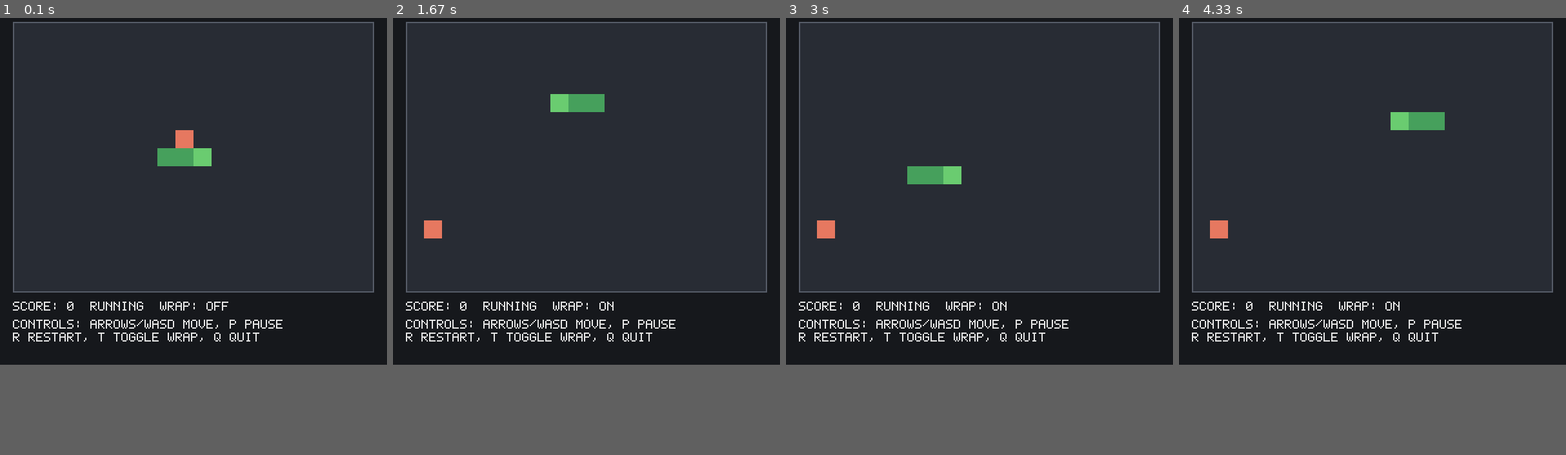
Above: before the commit, frames 1-4 (left to right).
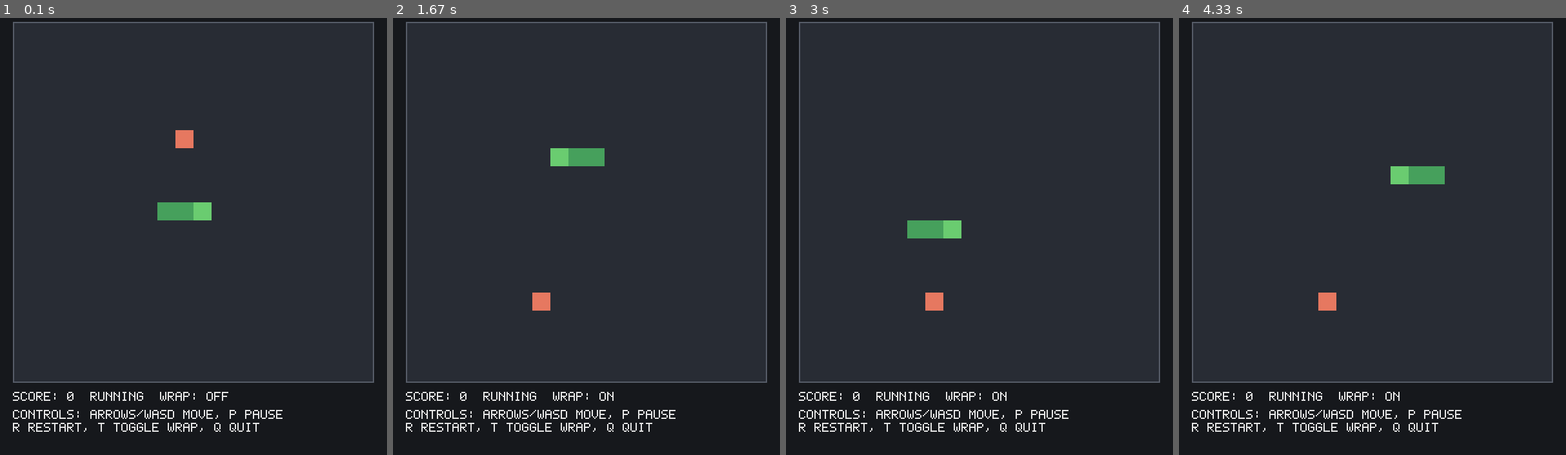
Above: after the commit, the same moments.

Repository: hruhek/snake-game
Game: pygame game, started from src/snake_game/pygame_ui.py
Same seed, same stepped clock (60 frames per second), same inputs: the game is played once before the commit and once after it.
Inputs:
- Up to frame 1 (0.1 s): no input
- Up to frame 2 (1.67 s): tap T at 0.33 s; tap W at 0.67 s; tap Left at 1.1 s
- Up to frame 3 (3 s): tap S at 2.07 s; tap Right at 2.57 s
- Up to frame 4 (4.33 s): tap W at 3.57 s; tap Left at 4.07 s
The window is 600x552 before the commit and 600x692 after it. Grey fills any space a smaller window leaves; there, only what the larger window draws over its background counts as a difference.

The runs differ from the first frame. In frame 1, 4.1% of the frame differs, in the area x 3-97%, y 29-95%; in frame 2, 4.5%, in the area x 3-97%, y 17-95%; in frame 3, 4.5%; in frame 4, 4.5%.

Commit message:
Enhance textual UI: 20x20 grid with box-drawing border and 2-char cells for square appearance

Diff:
--- a/src/snake_game/pygame_ui.py
+++ b/src/snake_game/pygame_ui.py
@@ -84,7 +84,7 @@
 
 def _main() -> None:
     width = 20
-    height = 15
+    height = 20
     wraparound_enabled = False
     game = _create_game(wraparound_enabled, width, height)
     paused = False
--- a/src/snake_game/textual_ui.py
+++ b/src/snake_game/textual_ui.py
@@ -19,7 +19,7 @@
 )
 
 WIDTH = 20
-HEIGHT = 15
+HEIGHT = 20
 TICK_SECONDS = 0.12
 
 
@@ -35,6 +35,7 @@
 class SnakeTextualApp(App[None]):
     CSS = """
     Screen {
+        layout: vertical;
         align: center middle;
         background: $surface;
     }
@@ -47,9 +48,9 @@
     }
 
     #board {
-        width: auto;
+        width: 100%;
         height: auto;
-        border: solid #56606a;
+        text-align: center;
         background: #16181c;
     }
 
@@ -77,6 +78,11 @@
 
     #status .wrap {
         color: #8a8f9a;
+    }
+
+    #controls {
+        width: 100%;
+        text-align: center;
     }
 
     Footer {
@@ -170,22 +176,25 @@
 def _render_board(game: GameProtocol) -> Text:
     state = game.state
     cells: list[list[str]] = [
-        [" " for _ in range(state.width)] for _ in range(state.height)
+        ["  " for _ in range(state.width)] for _ in range(state.height)
     ]
 
     for index, (x, y) in enumerate(state.snake):
         if 0 <= y < state.height and 0 <= x < state.width:
-            cells[y][x] = "[#6ac470]@[/]" if index == 0 else "[#46a05c]o[/]"
+            cells[y][x] = "[#6ac470]@@[/]" if index == 0 else "[#46a05c]oo[/]"
 
     food_x, food_y = state.food
     if state.alive and 0 <= food_y < state.height and 0 <= food_x < state.width:
-        cells[food_y][food_x] = "[#e67860]*[/]"
-
-    lines = ["[#56606a]+" + ("-" * state.width) + "+[/]"]
+        cells[food_y][food_x] = "[#e67860]**[/]"
+
+    border_color = "[#46a05c]"
+    border_width = state.width * 2
+    lines = []
+    lines.append(f"{border_color}┌{'─' * border_width}┐[/]")
     for row in cells:
-        line = "|" + "".join(row) + "|"
-        lines.append("[#16181c]" + line + "[/]")
-    lines.append("[#56606a]+" + ("-" * state.width) + "+[/]")
+        line = "".join(row)
+        lines.append(f"{border_color}│[/]{line}{border_color}│[/]")
+    lines.append(f"{border_color}└{'─' * border_width}┘[/]")
 
     return Text.from_markup("\n".join(lines))
 
--- a/tests/test_textual_ui.py
+++ b/tests/test_textual_ui.py
@@ -158,11 +158,24 @@
 
 @pytest.mark.asyncio
 async def test_render_board_returns_text():
-    game = ui._create_game(False, 20, 15)
+    game = ui._create_game(False, ui.WIDTH, ui.HEIGHT)
     result = ui._render_board(game)
 
     assert result is not None
-    assert "+" in result.plain
+    lines = result.plain.split("\n")
+    assert len(lines) == ui.HEIGHT + 2
+
+
+@pytest.mark.asyncio
+async def test_render_board_has_correct_dimensions():
+    game = ui._create_game(False, ui.WIDTH, ui.HEIGHT)
+    result = ui._render_board(game)
+
+    lines = result.plain.split("\n")
+    assert len(lines) == ui.HEIGHT + 2
+
+    for line in lines:
+        assert len(line) == ui.WIDTH * 2 + 2
 
 
 @pytest.mark.asyncio
Not shown, changed: docs/textual_ui_plan.md
